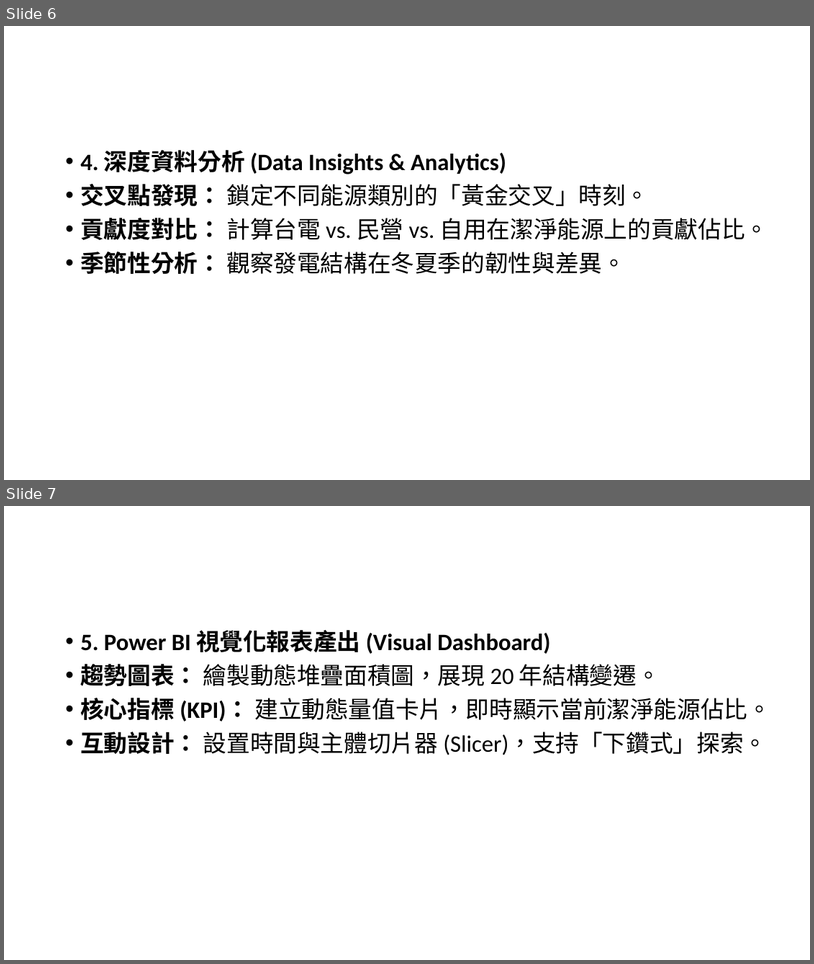
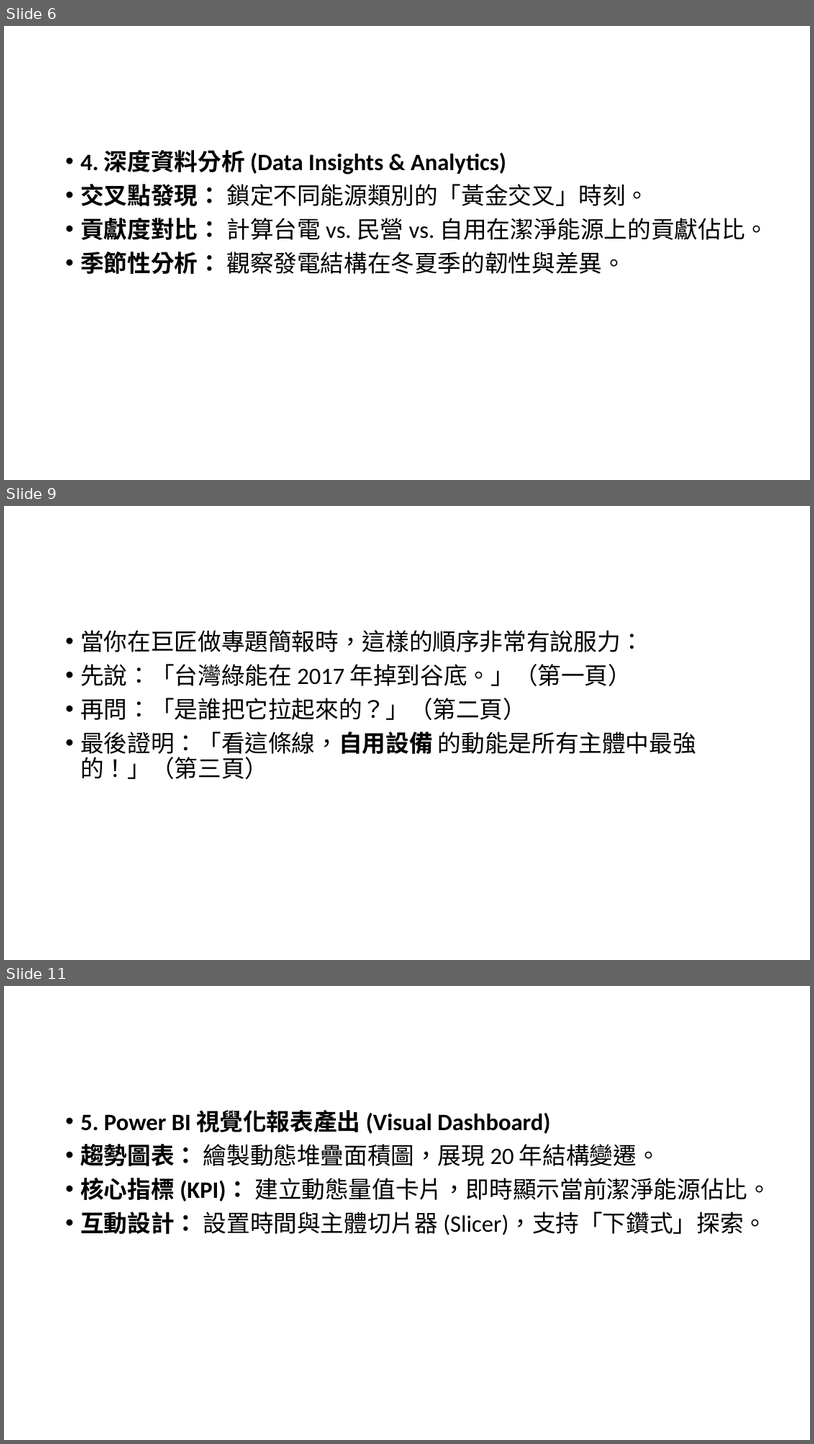
Before and after one commit to ericschu2022-ai/Final_Project, a slide deck: 《誰在推動綠能？——.pptx. Shown one above the other, each under a label of ours: slides 6 and 7 before the commit, slides 6, 9 and 11 after it; the slides between them are not shown. The pictures are 814x964 and 814x1444 pixels, drawn with LibreOffice and Linux fonts; fonts in the diff are those of the drawing. Boxes give left, top, right and bottom in pixels: in the first picture for what was removed or moved away, otherwise in the second. Text is boxed around its words. In the diff, an @@ line names an element or a change of style, - is before the commit and + after.

```diff
--- a/《誰在推動綠能？——.pptx
+++ b/《誰在推動綠能？——.pptx
@@ slide 9 added at [4,506,810,960], background #FFFFFF @@
@@ text added at [80,630,697,779], 28 pt, text #000000 @@
+• 當你在巨匠做專題簡報時，這樣的順序非常有說服力：
+• 先說：「台灣綠能在 2017 年掉到谷底。」（第一頁）
+• 再問：「是誰把它拉起來的？」（第二頁）
+• 最後證明：「看這條線，自用設備 的動能是所有主體中最強的！」（第三頁）
@@ what was slide 7 is now slide 11 @@
```
Also in this commit, not shown: 1 slide changed, 3 other slides added, 1 other file.
